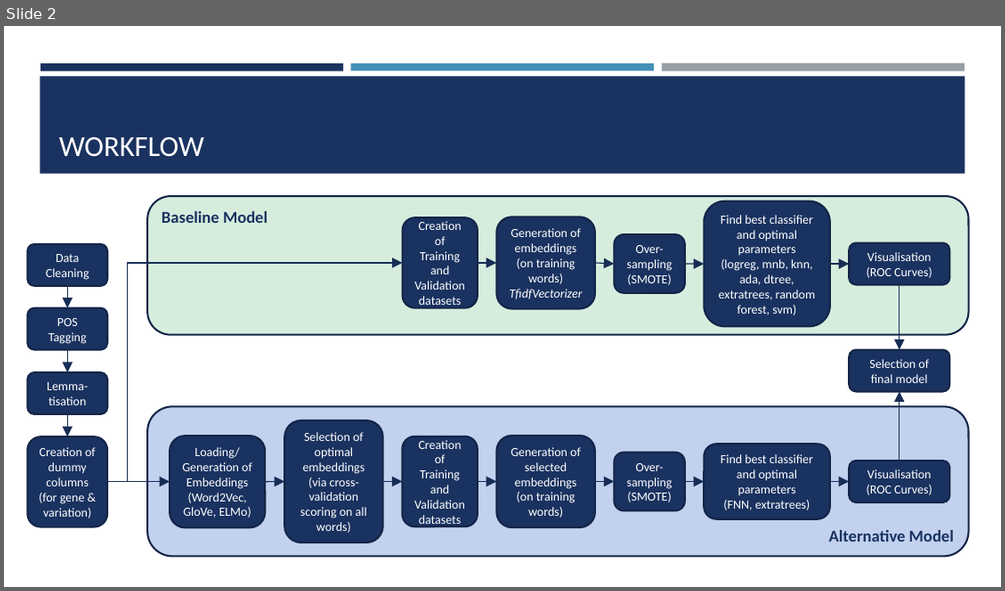
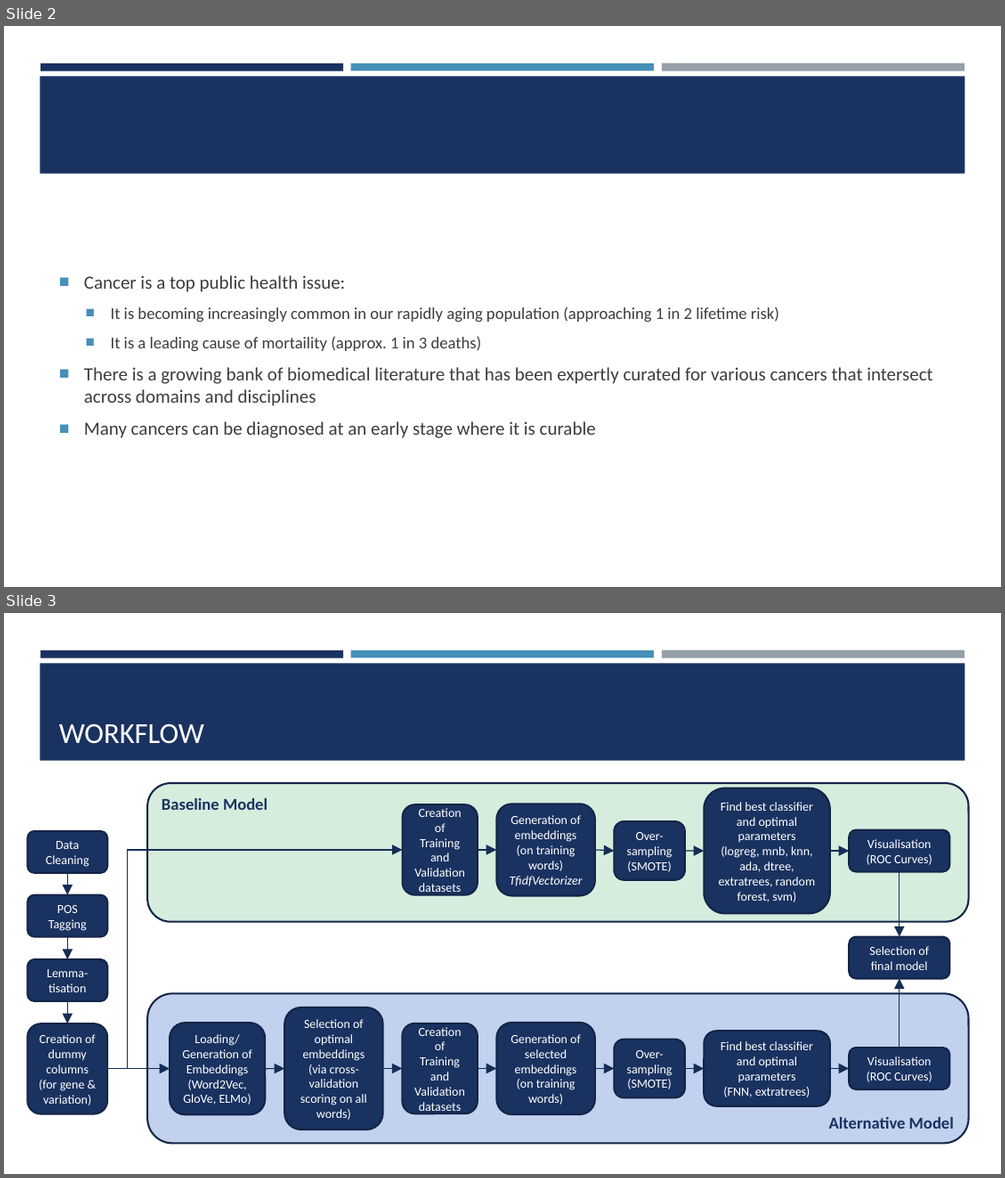
Before and after one commit to yuchye/Capstone, a slide deck: Capstone_Presentation.pptx. Shown one above the other, each under a label of ours: slide 2 before the commit, slides 2 and 3 after it. The pictures are 1005x591 and 1005x1178 pixels, drawn with LibreOffice and Linux fonts; fonts in the diff are those of the drawing. Boxes give left, top, right and bottom in pixels: in the first picture for what was removed or moved away, otherwise in the second. Text is boxed around its words. In the diff, an @@ line names an element or a change of style, - is before the commit and + after.

```diff
--- a/Capstone_Presentation.pptx
+++ b/Capstone_Presentation.pptx
@@ slide 2 added at bbox=[4, 26, 1001, 587], background #FFFFFF; not listed: 4 template elements that a slide beside it also shows @@
@@ text added at bbox=[84, 275, 932, 438], 18 pt, text #3D3D3D @@
+■ Cancer is a top public health issue:
+  ■ It is becoming increasingly common in our rapidly aging population (approaching 1 in 2 lifetime risk)
+  ■ It is a leading cause of mortaility (approx. 1 in 3 deaths)
+■ There is a growing bank of biomedical literature that has been expertly curated for various cancers that intersect across domains and disciplines
+■ Many cancers can be diagnosed at an early stage where it is curable
@@ what was slide 2 is now slide 3 @@
```
Also in this commit, not shown: 1 slide changed, 3 other files.
